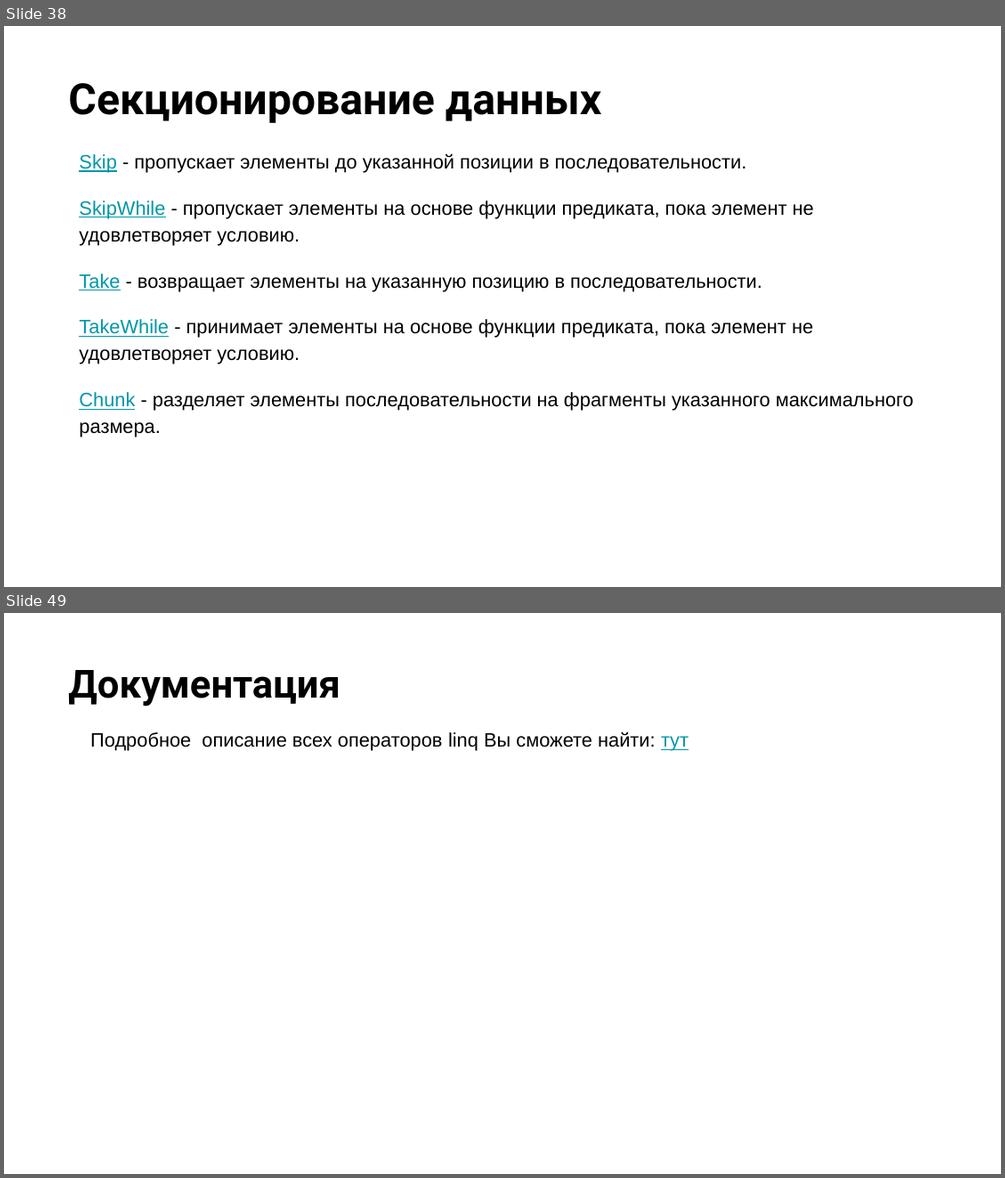
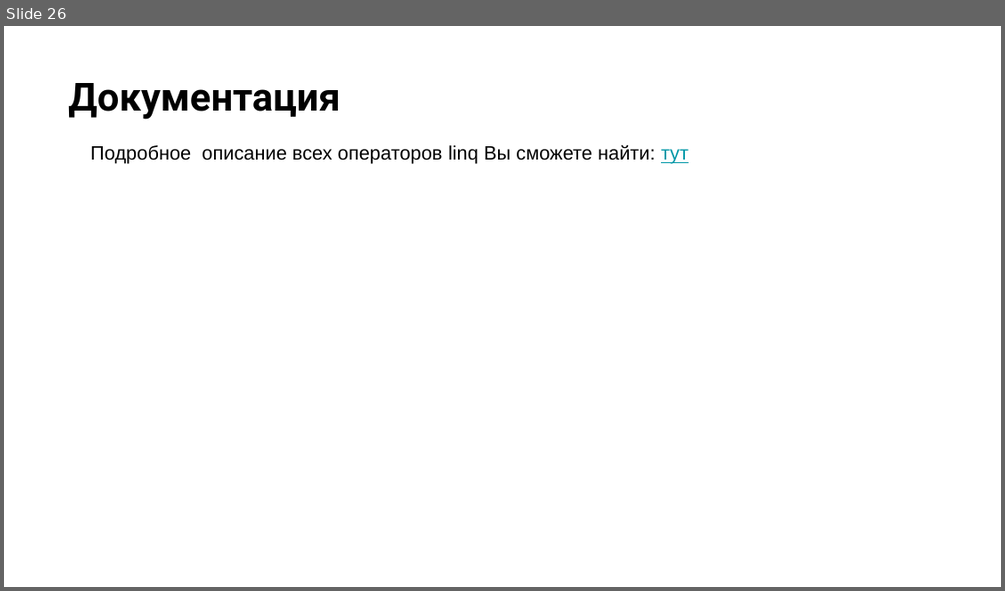
Before and after one commit to NilovPavel/OOP, a slide deck: ООП.pptx. Shown one above the other, each under a label of ours: slides 38 and 49 before the commit, slide 26 after it; the slides between them are not shown. The pictures are 1005x1178 and 1005x591 pixels, drawn with LibreOffice and Linux fonts; fonts in the diff are those of the drawing; background and template pictures are left out. Boxes give left, top, right and bottom in pixels: in the first picture for what was removed or moved away, otherwise in the second. Text is boxed around its words. In the diff, an @@ line names an element or a change of style, - is before the commit and + after.

```diff
--- a/ООП.pptx
+++ b/ООП.pptx
@@ slide 38 removed at (4, 26, 1001, 587), background picture (left out) @@
@@ title removed at (68, 83, 601, 123) @@
-Секционирование данных
@@ text removed at (79, 153, 914, 437) @@
-Skip - пропускает элементы до указанной позиции в последовательности.
-SkipWhile - пропускает элементы на основе функции предиката, пока элемент не удовлетворяет условию.
-Take - возвращает элементы на указанную позицию в последовательности.
-TakeWhile - принимает элементы на основе функции предиката, пока элемент не удовлетворяет условию.
-Chunk - разделяет элементы последовательности на фрагменты указанного максимального размера.
@@ what was slide 49 is now slide 26 @@
```
Also in this commit, not shown: 4 slides changed, 5 slides added, 27 other slides removed, 7 other files.
